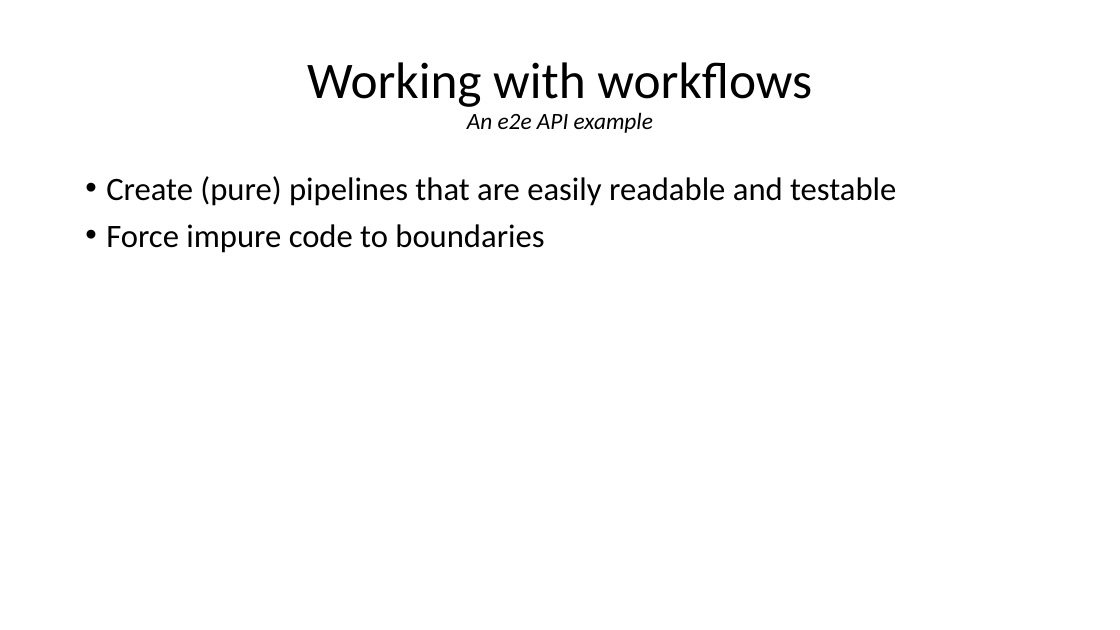
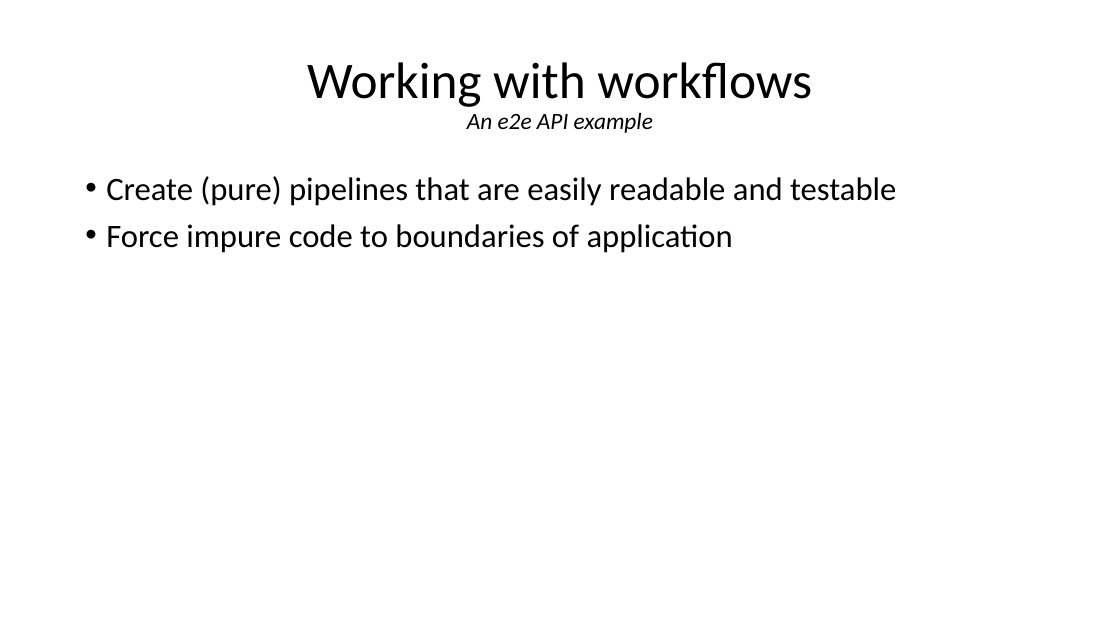
Before and after one commit to aage/fp-makes-life-easier, a slide deck: slide 12 of Presentation/FP-makes-life-easier.pptx. Drawn at 1120x630 pixels with LibreOffice and Linux fonts; fonts in the diff are those of the drawing. Boxes give left, top, right and bottom in pixels: in the first picture for what was removed or moved away, otherwise in the second. Text is boxed around its words. In the diff, an @@ line names an element or a change of style, - is before the commit and + after.

```diff
--- a/Presentation/FP-makes-life-easier.pptx
+++ b/Presentation/FP-makes-life-easier.pptx
@@ text at (x1=106, y1=224, x2=733, y2=253): text changed @@
-• Force impure code to boundaries
+• Force impure code to boundaries of application
```
Also in this commit, not shown: 6 other slides changed.
